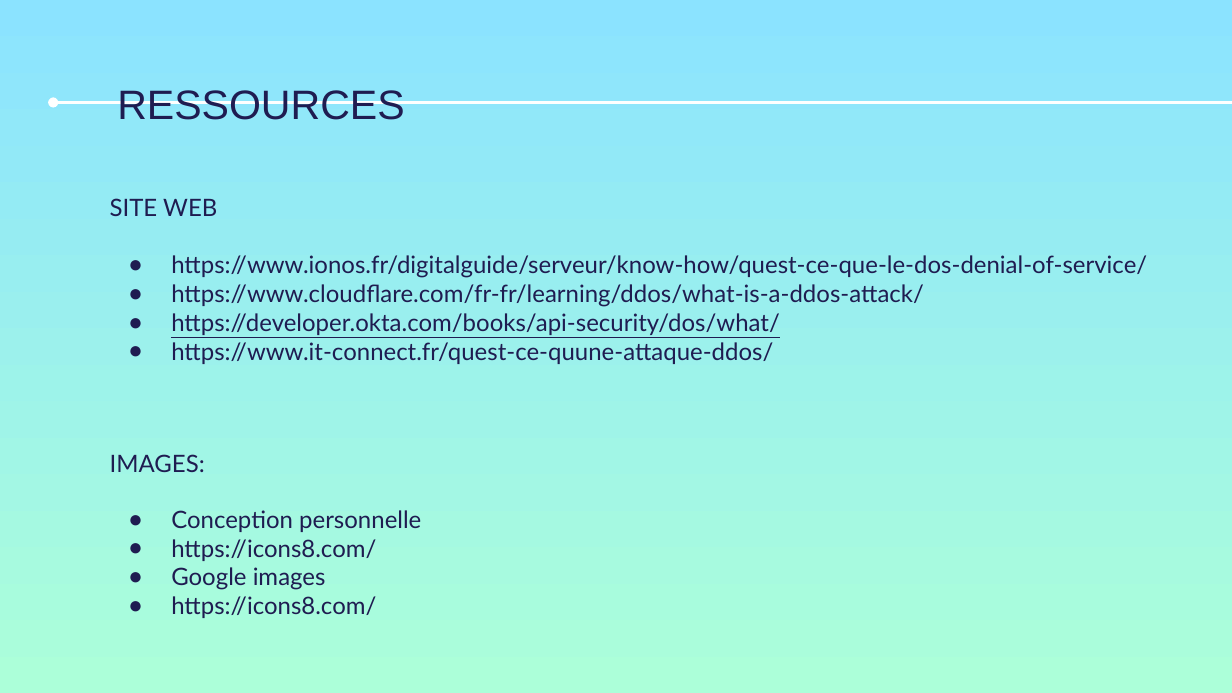
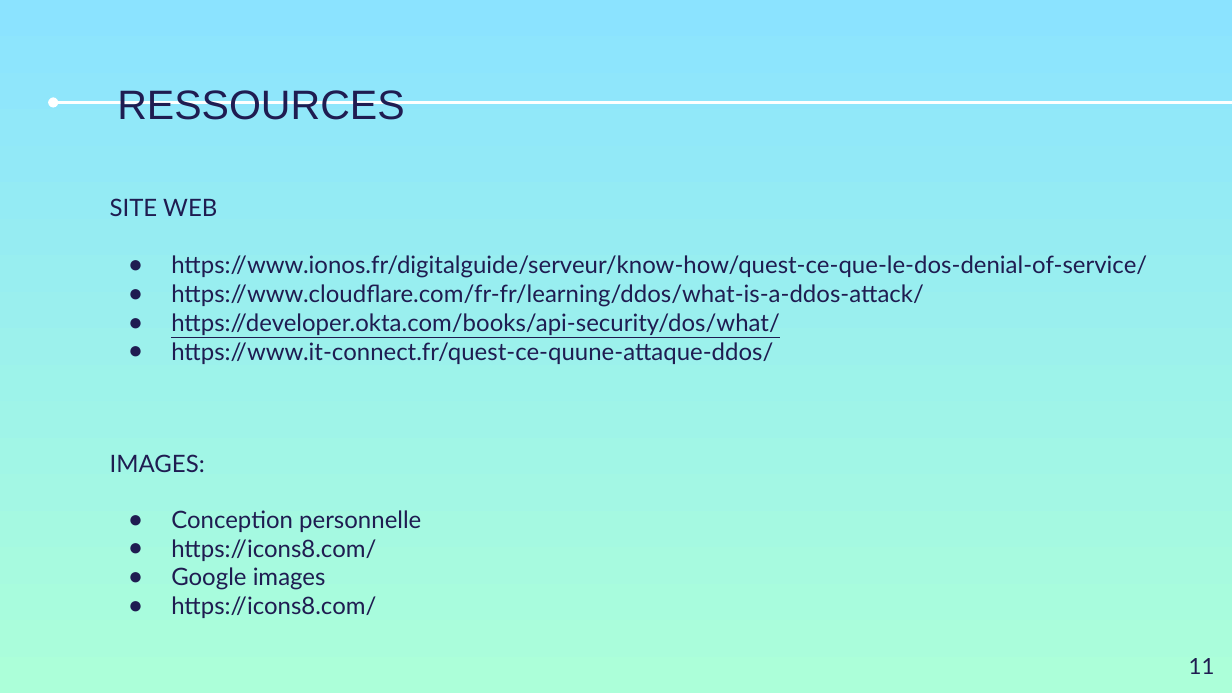
Before and after one commit to amadouth6/Crypto_project, a slide deck: slide 11 of Présentation.pptx. Drawn at 1232x693 pixels with LibreOffice and Linux fonts; fonts in the diff are those of the drawing. Boxes give left, top, right and bottom in pixels: in the first picture for what was removed or moved away, otherwise in the second. Text is boxed around its words. In the diff, an @@ line names an element or a change of style, - is before the commit and + after.

```diff
--- a/Présentation.pptx
+++ b/Présentation.pptx
@@ page number added at (1189,658,1215,674), 13 pt, text #1F1C51 @@
+11
```
Also in this commit, not shown: 11 other slides changed, 3 other files.
